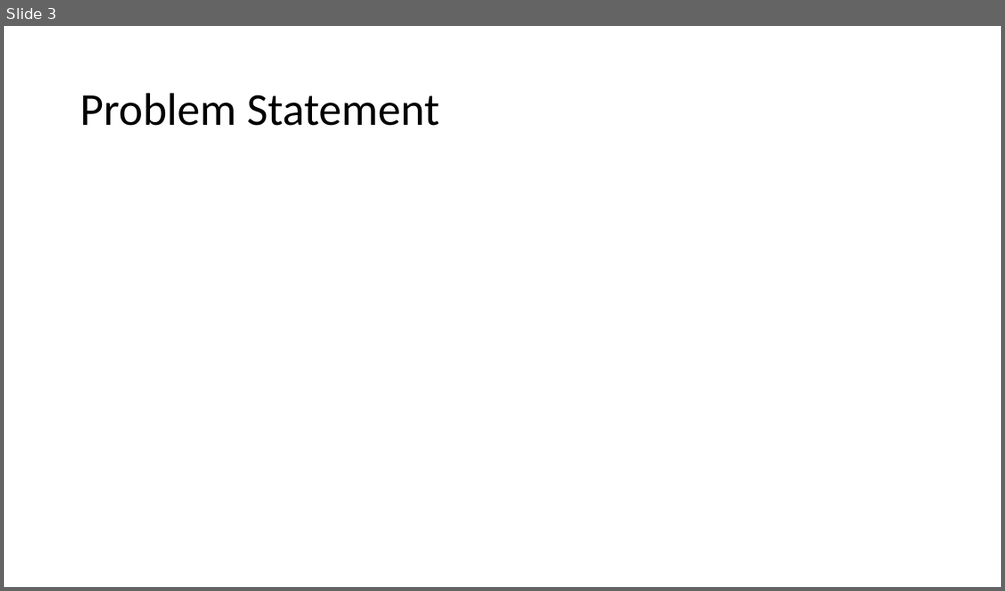
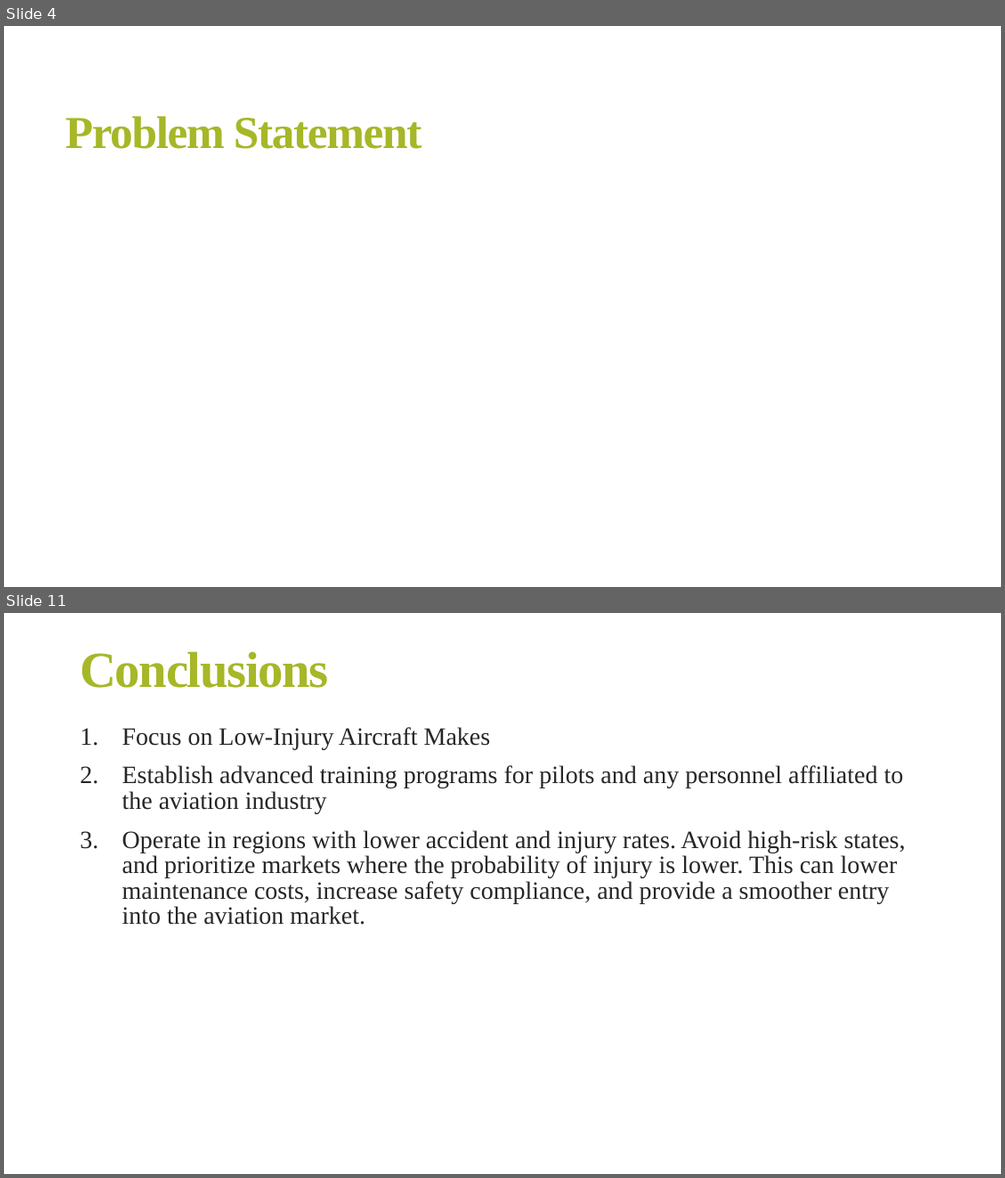
Before and after one commit to FranciscarNdanu/PHASE-1-PROJECT, a slide deck: Presentation.pptx. Shown one above the other, each under a label of ours: slide 3 before the commit, slides 4 and 11 after it; the slides between them are not shown. The pictures are 1005x591 and 1005x1178 pixels, drawn with LibreOffice and Linux fonts; fonts in the diff are those of the drawing. Boxes give left, top, right and bottom in pixels: in the first picture for what was removed or moved away, otherwise in the second. Text is boxed around its words. In the diff, an @@ line names an element or a change of style, - is before the commit and + after.

```diff
--- a/Presentation.pptx
+++ b/Presentation.pptx
@@ slide 11 added at bbox=[4, 613, 1001, 1174], background #FFFFFF @@
@@ title added at bbox=[80, 651, 328, 688], 48.6 pt, text #A6B727, bold @@
+Conclusions
@@ text added at bbox=[122, 727, 906, 925], 24 pt, text #262626 @@
+1. Focus on Low-Injury Aircraft Makes
+2. Establish advanced training programs for pilots and any personnel affiliated to the aviation industry
+3. Operate in regions with lower accident and injury rates. Avoid high-risk states, and prioritize markets where the probability of injury is lower. This can lower maintenance costs, increase safety compliance, and provide a smoother entry into the aviation market.
@@ what was slide 3 is now slide 4 @@
@@ slide 4 changed as well @@
@@ title "Problem Statement": place and size @@
-title "Problem Statement" at bbox=[80, 93, 440, 126]
+title "Problem Statement" at bbox=[65, 116, 421, 149]
@@ title "Problem Statement" at bbox=[65, 116, 421, 149]: font Calibri to Times New Roman, text colour #000000 to #A6B727, letter spacing 0 to -1.2 pt, bold on; line spacing 0.9 to 0.85 @@
```
Also in this commit, not shown: 1 other slide changed, 10 other slides added, 4 slides removed, 12 other files.
